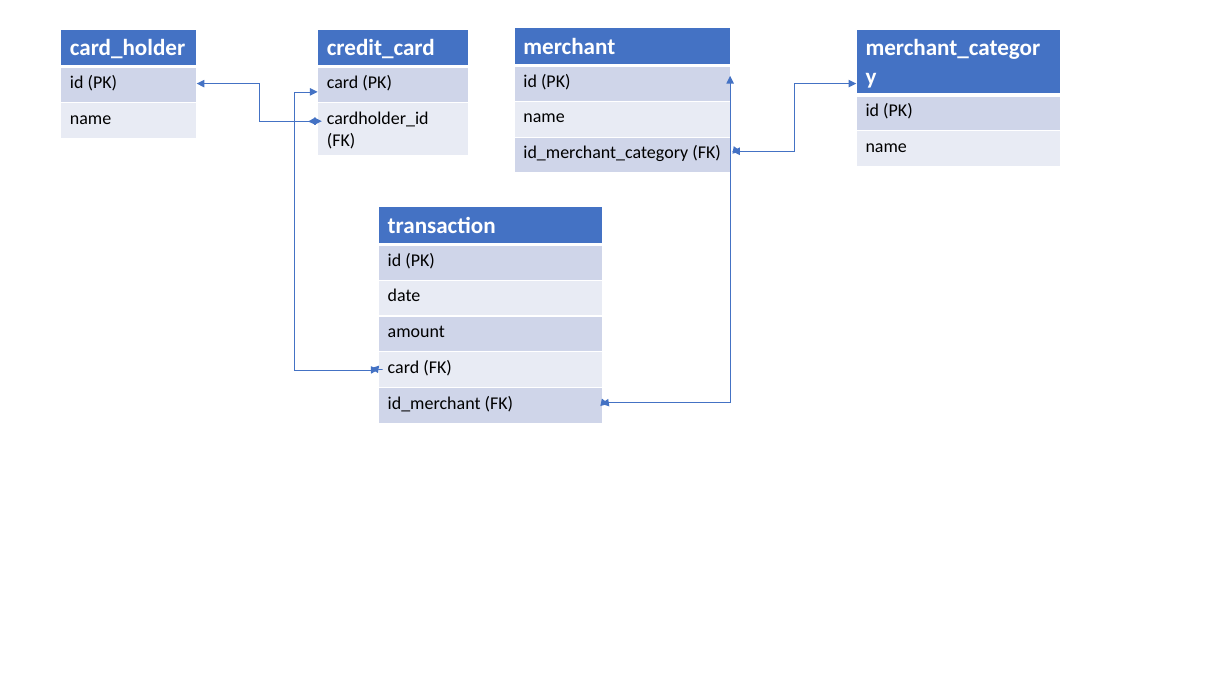
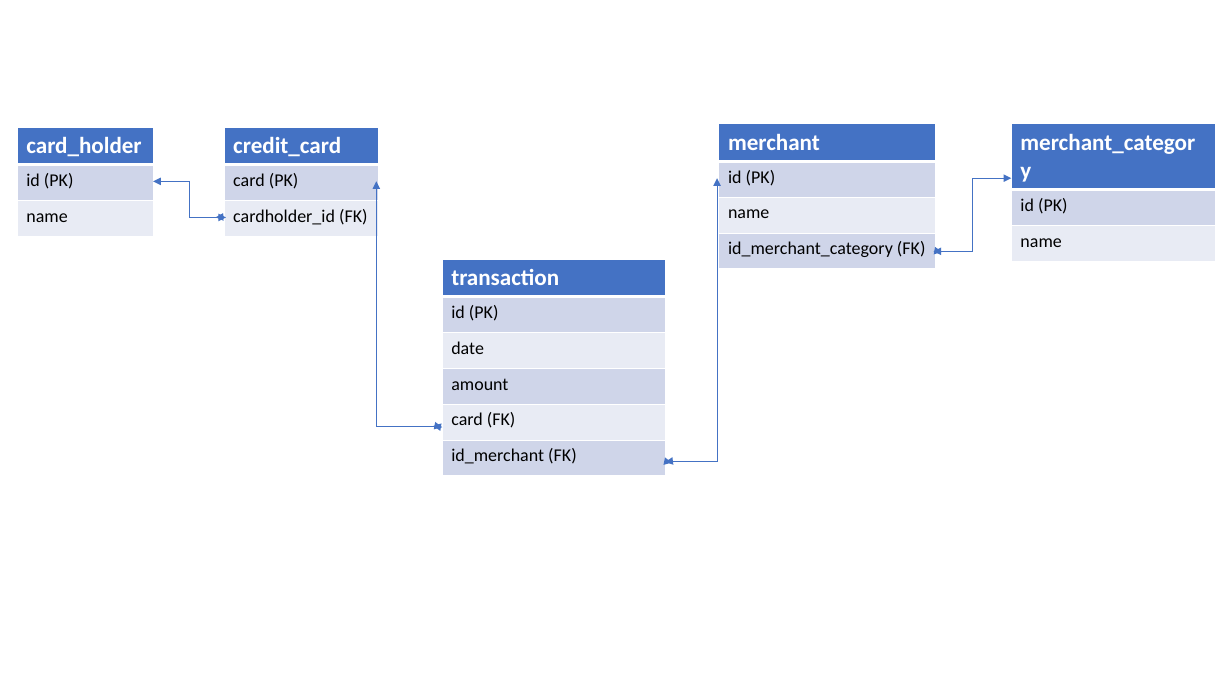
Before and after one commit to benisde/creditcard_fraud_analysis, a slide deck: slide 1 of ERD.pptx. Drawn at 1232x693 pixels with LibreOffice and Linux fonts; fonts in the diff are those of the drawing. Boxes give left, top, right and bottom in pixels: in the first picture for what was removed or moved away, otherwise in the second. Text is boxed around its words. In the diff, an @@ line names an element or a change of style, - is before the commit and + after.

Commit message:
updated the ERD

```diff
--- a/ERD.pptx
+++ b/ERD.pptx
@@ table: place and size @@
-table at (61,30,197,139)
+table at (18,128,153,237)
@@ table: place and size @@
-table at (318,30,469,154)
+table at (224,128,379,237)
@@ table: place and size @@
-table at (514,28,731,172)
+table at (719,124,936,268)
@@ table: place and size @@
-table at (857,30,1061,156)
+table at (1011,124,1215,251)
@@ elbow double arrow moved from (602, 404) - (730, 76) to (665, 462) - (717, 178) @@
@@ elbow double arrow moved from (732, 152) - (857, 83) to (933, 251) - (1011, 178) @@
@@ elbow double arrow moved from (197, 83) - (322, 121) to (153, 181) - (226, 217) @@
@@ elbow double arrow moved from (318, 91) - (379, 370) to (376, 181) - (442, 427) @@
@@ curved arrow moved from (316, 121) - (308, 122) to (224, 217) - (215, 217) @@
@@ table: place and size @@
-table at (379,207,603,423)
+table at (442,260,665,476)
@@ curved arrow moved from (734, 150) - (741, 152) to (935, 250) - (942, 252) @@
@@ curved arrow moved from (383, 370) - (372, 369) to (442, 427) - (433, 426) @@
@@ curved arrow moved from (603, 403) - (609, 404) to (665, 461) - (672, 463) @@
```
